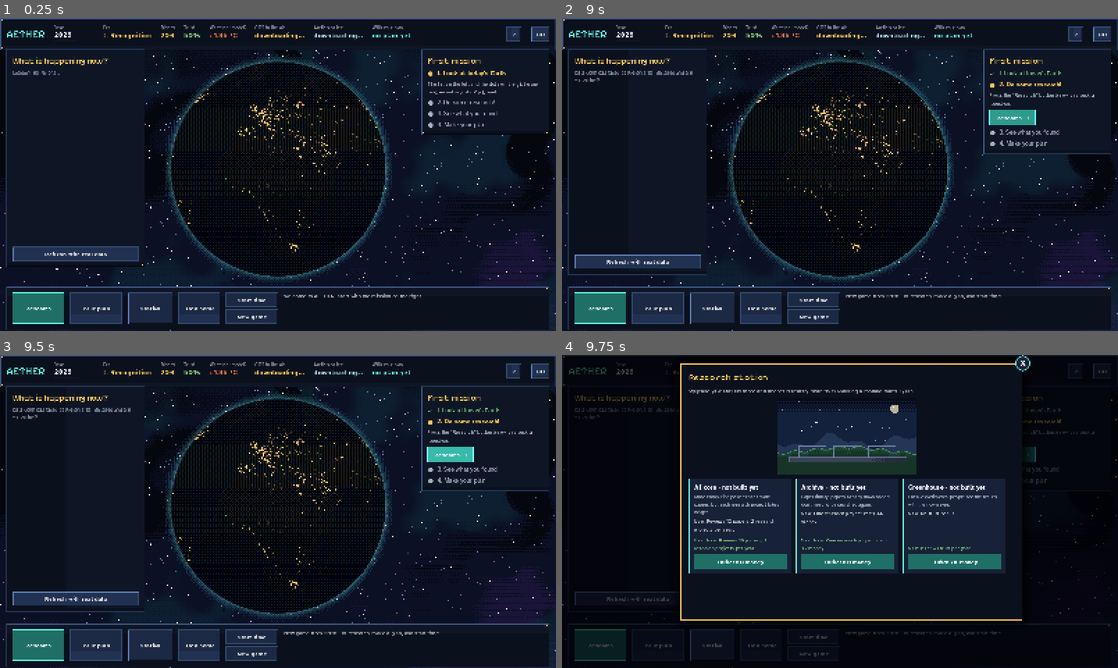
Above: before the commit, frames 1-4 (two rows, left to right).
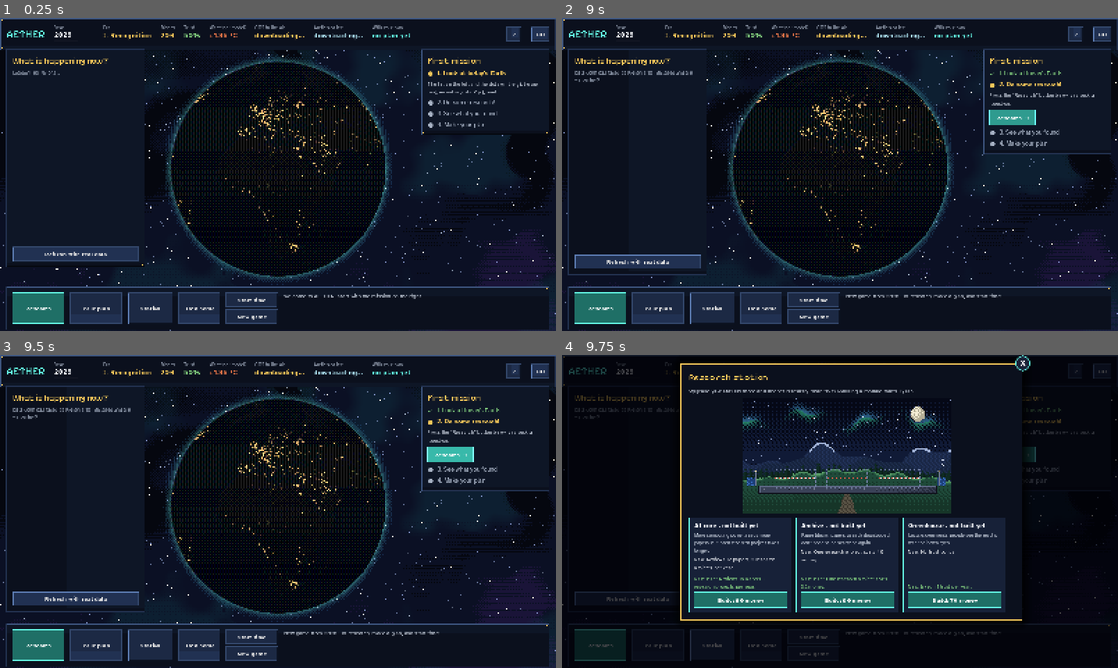
Above: after the commit, the same moments.

Repository: roadside/aether
Game: Godot game, scene res://scenes/main.tscn
Same seed, same stepped clock (60 frames per second), same inputs: the game is played once before the commit and once after it.
Inputs (mouse positions are in pixels of both pictures, inside the frame that each line leads up to):
- Up to frame 1 (0.25 s): no input
- Up to frame 2 (9 s): click "Start time" at 0.5 s; click "New game" at 1.25 s; click "Sure? Click again" at 2 s; click "Start time" at 2.75 s; click "New game" at 3.5 s; click "Sure? Click again" at 4.25 s; click "?" at 5 s; click "HU" at 5.75 s; click "Refresh with real data" at 6.5 s; click "Research" at 7.25 s; click (834, 161) at 8.02 s; type "12" at 8.1 s; click "Research →" at 8.75 s
- Up to frame 3 (9.5 s): no input
- Up to frame 4 (9.75 s): click "Station" at 9.5 s

Frames 1-3 are identical in both runs. In frame 4, 23% of the frame differs, in the area x 22-80%, y 13-83%.

Commit message:
Kutatóállomás: részletesebb festett pixeles kép (sarki fény, réteges hegyek, fenyőerdő, ösvény, napelemek, lámpák, antenna, részletesebb modulok), épülő modulnál állvány és daru, pislákoló fények és ringó növények; nagyobb kép, a kártyák így is elférnek. A generátor nem igényel Pillow-t.
Co-Authored-By: Claude Opus 5.5 <noreply@anthropic.com>

Diff:
--- a/AETHER_godot/scripts/i18n.gd
+++ b/AETHER_godot/scripts/i18n.gd
@@ -316,7 +316,6 @@
 	"Bizalom": "Trust",
 	"Biztos? Kattints újra": "Sure? Click again",
 	"Egy évvel előre.": "One year forward.",
-	"Elölről kezdi 2026-tól. A küldetések csillagai megmaradnak.": "Starts again from 2026. Mission stars are kept.",
 	"Gyors": "Fast",
 	"Gyorsabban telik az idő.": "Time passes faster.",
 	"Idő indítása": "Start time",
--- a/AETHER_godot/scripts/station_panel.gd
+++ b/AETHER_godot/scripts/station_panel.gd
@@ -9,7 +9,7 @@
 const L := preload("res://scripts/i18n.gd")
 const Campaign := preload("res://scripts/campaign.gd")
 
-const SCALE := 2   # kisebb kép: a kártyák építés-gombjai görgetés nélkül látszanak
+const SCALE := 3   # a magasabb ablakban így is elférnek a kártyák és az Építés gombok
 ## A modulok helye a háttérképen (pixelben, nagyítás előtt).
 const POS := {"ai_mag": Vector2(22, 32), "archivum": Vector2(72, 32), "uveghaz": Vector2(122, 32)}
 const ORDER := ["ai_mag", "archivum", "uveghaz"]
@@ -66,15 +66,80 @@
 	holder.custom_minimum_size = Vector2(bg.get_width(), bg.get_height()) * SCALE
 	holder.size_flags_horizontal = Control.SIZE_SHRINK_CENTER
 	holder.add_child(_sprite(bg, Vector2.ZERO))
+	var blink := Blink.new()
+	blink.scale_px = SCALE
+	# a háttér jelzőfényei: lámpák és az alapzat fényei
+	blink.add_light(Vector2(12, 69), Color("#ffd97a"), 0.6)
+	blink.add_light(Vector2(188, 69), Color("#ffd97a"), 0.7)
+	for x in range(20, 182, 12):
+		blink.add_light(Vector2(x, 87), Color("#f4c85a"), 1.5 + float(x % 5) * 0.3)
 	for mod in ORDER:
 		var lvl := int(campaign.station[mod])
-		var tex: Texture2D = load("res://assets/allomas/%s_%d.png" % [mod, lvl])
+		var is_building: bool = not campaign.building.is_empty() and str(campaign.building["modul"]) == mod
+		# épülő modulnál a következő szint halványan, előtte állvány és daru
+		var show_lvl := mini(lvl + 1, Campaign.MAX_LEVEL) if is_building else lvl
+		var tex: Texture2D = load("res://assets/allomas/%s_%d.png" % [mod, show_lvl])
 		var spr := _sprite(tex, POS[mod] * SCALE)
-		if not campaign.building.is_empty() and str(campaign.building["modul"]) == mod:
-			spr.modulate = Color(1, 1, 1, 0.55)   # épül: halványan
-		spr.tooltip_text = "%s · %s" % [L.t(Campaign.MODULES[mod]["nev"]), _level_text(lvl)]
+		if is_building:
+			spr.modulate = Color(1, 1, 1, 0.45)
+		spr.tooltip_text = "%s · %s" % [L.t(Campaign.MODULES[mod]["nev"]), L.t("épül") if is_building else _level_text(lvl)]
 		holder.add_child(spr)
+		if is_building:
+			var sc := _sprite(load("res://assets/allomas/allvany.png"), POS[mod] * SCALE)
+			sc.mouse_filter = Control.MOUSE_FILTER_IGNORE
+			holder.add_child(sc)
+		elif lvl > 0:
+			blink.add_from_texture(tex, POS[mod], mod == "uveghaz")
+	blink.size = holder.custom_minimum_size
+	holder.add_child(blink)
 	return holder
+
+
+## Finom animáció a festett kép fölött: pislákoló ablak- és jelzőfények, ringó növények.
+class Blink extends Control:
+	var scale_px := 2
+	var _lights: Array = []   # [pos (képpixel), szín, sebesség, fázis, növény?]
+	var _t := 0.0
+
+	func _ready() -> void:
+		mouse_filter = Control.MOUSE_FILTER_IGNORE
+
+	func add_light(p: Vector2, c: Color, speed: float) -> void:
+		_lights.append([p, c, speed, p.x * 1.7 + p.y, false])
+
+	## A modulkép világos (fény) és zöld (növény) pixeleit gyűjti ki.
+	func add_from_texture(tex: Texture2D, off: Vector2, plants: bool) -> void:
+		var img := tex.get_image()
+		if img == null:
+			return
+		if img.is_compressed():
+			img.decompress()
+		for y in img.get_height():
+			for x in img.get_width():
+				var c := img.get_pixel(x, y)
+				if c.a < 0.9:
+					continue
+				var is_light := (c.r > 0.85 and c.g > 0.7 and c.b < 0.45) or (c.b > 0.9 and c.g > 0.8 and c.r < 0.5) or (c.r > 0.95 and c.g < 0.5)
+				var is_leaf := plants and c.g > 0.75 and c.r < 0.6 and c.b < 0.55
+				if (is_light and (x + y) % 2 == 0) or (is_leaf and (x * 7 + y) % 3 == 0):
+					_lights.append([off + Vector2(x, y), c, 0.7 + float((x * 13 + y * 7) % 10) * 0.15, float(x * 3 + y * 5), is_leaf])
+
+	func _process(delta: float) -> void:
+		_t += delta
+		queue_redraw()
+
+	func _draw() -> void:
+		var s := float(scale_px)
+		for l in _lights:
+			var v := sin(_t * float(l[2]) + float(l[3]))
+			var p: Vector2 = l[0]
+			if l[4]:
+				# a levél egy pixelt ring jobbra-balra
+				var dx := 1.0 if v > 0.6 else (-1.0 if v < -0.6 else 0.0)
+				draw_rect(Rect2((p + Vector2(dx, 0)) * s, Vector2(s, s)), l[1])
+			else:
+				var a := 0.0 if v < -0.55 else (0.5 + 0.5 * v) * 0.6
+				draw_rect(Rect2(p * s, Vector2(s, s)), Color(0, 0, 0, 0.55) if v < -0.55 else Color(1, 1, 1, a * 0.5))
 
 
 func _sprite(tex: Texture2D, pos: Vector2) -> TextureRect:
Binary file changed: AETHER_godot/assets/allomas/ai_mag_0.png
Binary file changed: AETHER_godot/assets/allomas/ai_mag_1.png
Binary file changed: AETHER_godot/assets/allomas/ai_mag_2.png
Binary file changed: AETHER_godot/assets/allomas/ai_mag_3.png
Binary file added: AETHER_godot/assets/allomas/allvany.png
Binary file changed: AETHER_godot/assets/allomas/archivum_0.png
Binary file changed: AETHER_godot/assets/allomas/archivum_1.png
Binary file changed: AETHER_godot/assets/allomas/archivum_2.png
Binary file changed: AETHER_godot/assets/allomas/archivum_3.png
Binary file changed: AETHER_godot/assets/allomas/hatter.png
Binary file changed: AETHER_godot/assets/allomas/uveghaz_0.png
Binary file changed: AETHER_godot/assets/allomas/uveghaz_1.png
(and 2 more such lines)
